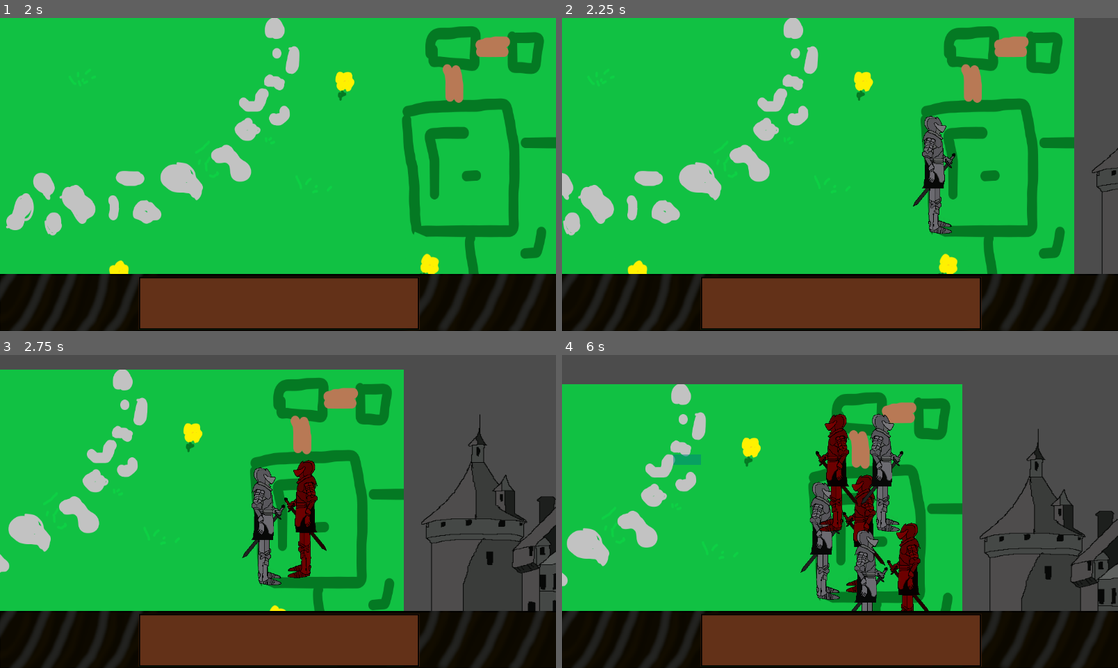
Above: before the commit, frames 1-4 (two rows, left to right).
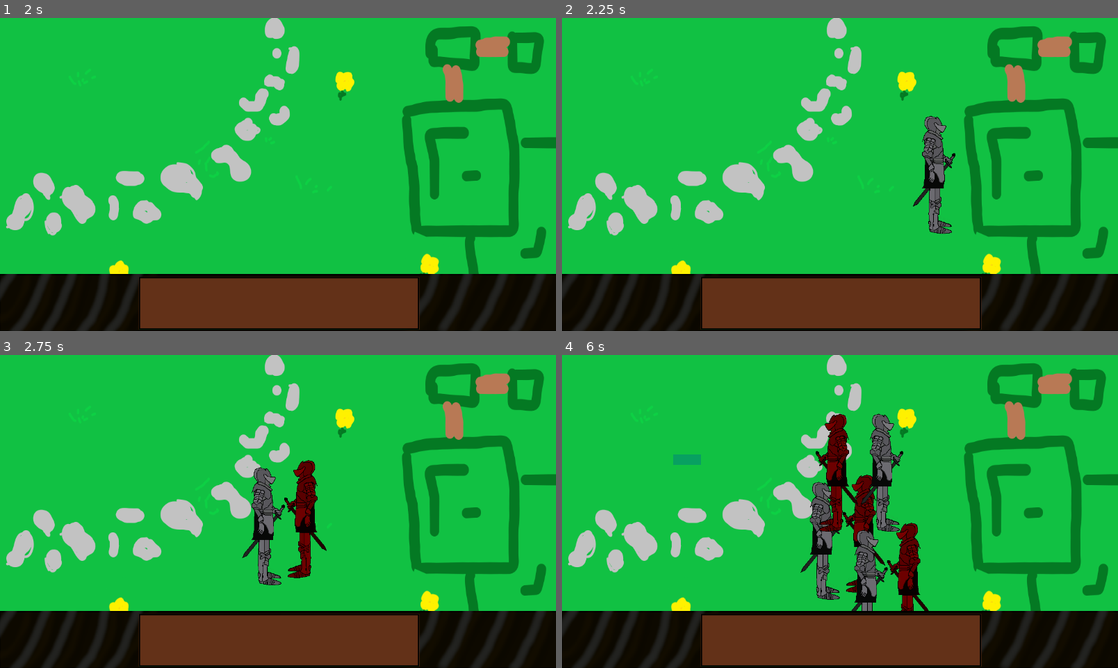
Above: after the commit, the same moments.

Repository: An0n3m0us/RSS-Godot
Game: Godot game, scene res://src/game/IntroScreen.tscn
Same seed, same stepped clock (60 frames per second), same inputs: the game is played once before the commit and once after it.
Inputs (mouse positions are in pixels of both pictures, inside the frame that each line leads up to):
- Up to frame 1 (2 s): click (88, 115) at 0.5 s; click (88, 115) at 1.25 s
- Up to frame 2 (2.25 s): tap Enter at 2 s; move the mouse to (962, 158) at 2.02 s; hold Right from 2.03 s (still down); tap 1 at 2.1 s; click (962, 158) at 2.17 s
- Up to frame 3 (2.75 s): keep holding Right; tap Up at 2.27 s; tap 2 at 2.3 s
- Up to frame 4 (6 s): release Right at 2.75 s; drag from (728, 527) to (812, 574) at 2.77 s; move the mouse to (895, 442) at 3.52 s; hold Left 3.53-4.25 s; tap 1 at 3.6, 5.1 s; click (895, 442) at 3.67 s; tap 2 at 3.8, 5.3 s; drag from (812, 574) to (673, 464) at 4.27 s; move the mouse to (1006, 558) at 5.02 s; hold Right 5.03-5.75 s; click (1006, 558) at 5.17 s; tap Up at 5.27 s; drag from (673, 464) to (756, 433) at 5.77 s

Frame 1 is identical in both runs. In frame 2, 21% of the frame differs, in the area x 0-100%, y 0-82%; in frame 3, 37%; in frame 4, 39%.

Commit message:
Add unit panel basis

Diff:
--- a/src/actors/Esquire-enemy.tscn
+++ b/src/actors/Esquire-enemy.tscn
@@ -9,6 +9,7 @@
 [ext_resource path="res://assets/images/characters/enemyesquirerightarm.png" type="Texture" id=7]
 
 [node name="Esquire-enemy" instance=ExtResource( 1 )]
+type = "Esquire-enemy"
 
 [node name="Pivot" parent="." index="2"]
 scale = Vector2( -1, 1 )
--- a/src/actors/Esquire.gd
+++ b/src/actors/Esquire.gd
@@ -1,5 +1,6 @@
 extends KinematicBody2D
 
+export (String) var type = ""
 export (int) var health = 10
 export (int) var speed = 200
 
--- a/src/actors/Esquire.tscn
+++ b/src/actors/Esquire.tscn
@@ -13,6 +13,7 @@
 
 [node name="Esquire" type="KinematicBody2D"]
 script = ExtResource( 7 )
+type = "Esquire"
 
 [node name="AnimationPlayer" type="AnimationPlayer" parent="."]
 
--- a/src/game/GameScene.tscn
+++ b/src/game/GameScene.tscn
@@ -10,36 +10,35 @@
 [node name="GameScene" type="Node2D"]
 script = ExtResource( 2 )
 
-[node name="Background" type="TextureRect" parent="."]
-show_behind_parent = true
+[node name="Backgrounds" type="CanvasLayer" parent="."]
+layer = -1
+
+[node name="Background" type="TextureRect" parent="Backgrounds"]
 anchor_right = 1.0
 anchor_bottom = 1.0
-margin_right = 1280.0
-margin_bottom = 720.0
 texture = ExtResource( 3 )
 expand = true
 __meta__ = {
 "_edit_use_anchors_": false
 }
 
-[node name="Castle" type="TextureRect" parent="."]
+[node name="Castle" type="TextureRect" parent="Backgrounds"]
 anchor_right = 1.0
 anchor_bottom = 1.0
 margin_left = 1280.0
-margin_right = 2560.0
-margin_bottom = 720.0
+margin_right = 1280.0
 texture = ExtResource( 5 )
 expand = true
 __meta__ = {
 "_edit_use_anchors_": false
 }
 
-[node name="Hut" type="TextureRect" parent="."]
+[node name="Hut" type="TextureRect" parent="Backgrounds"]
 anchor_right = 1.0
 anchor_bottom = 1.0
 margin_left = -1280.0
 margin_top = -509.0
-margin_bottom = 720.0
+margin_right = -1280.0
 texture = ExtResource( 6 )
 expand = true
 __meta__ = {
@@ -52,6 +51,7 @@
 script = ExtResource( 4 )
 
 [node name="CanvasLayer" type="CanvasLayer" parent="Camera2D"]
+layer = 0
 
 [node name="HUD" type="TextureRect" parent="Camera2D/CanvasLayer"]
 anchor_top = 1.0
@@ -66,3 +66,6 @@
 __meta__ = {
 "_edit_use_anchors_": false
 }
+
+[node name="Units" type="CanvasLayer" parent="."]
+layer = 2
--- a/src/scripts/GameScene.gd
+++ b/src/scripts/GameScene.gd
@@ -53,6 +53,7 @@
 			selected = space.intersect_shape(query)
 			for item in selected:
 				item.collider.selected = true
+				print(item.collider.type)
 				item.collider.get_node("Pivot").get_node("Selection").visible = true
 	if event is InputEventMouseMotion and dragging:
 		update()
@@ -62,6 +63,17 @@
 		draw_rect(Rect2(drag_start, get_global_mouse_position() - drag_start),
 			Color(0, .5, .5, 0.5), true)
 
-	#print(selected)
-	#draw_rect(Rect2(50, 25, 100, 25), Color(255, 0, 0))
+	if selected.size() > 0:
+		for i in range(0, selected.size()):
+			var uniticon = preload("res://src/unitpanel/UnitIcon.tscn").instance()
+			if selected[i].collider.type == "Esquire":
+				uniticon.get_child(0).texture = load("res://assets/images/unitpanel/normalicon.png")
+			else:
+				uniticon.get_child(0).texture = load("res://assets/images/unitpanel/enemyicon.png")
+			uniticon.position = Vector2(360+(i*50)+(i*15), 655)
+			get_node("Units").add_child(uniticon)
+	else:
+		for n in get_node("Units").get_children():
+			get_node("Units").remove_child(n)
+			n.queue_free()
 	#draw_texture_rect(texture, Rect2(50, 50, 50, 50), 0)
--- /dev/null
+++ b/src/unitpanel/UnitIcon.tscn
@@ -0,0 +1,22 @@
+[gd_scene load_steps=3 format=2]
+
+[ext_resource path="res://assets/images/unitpanel/normalicon.png" type="Texture" id=1]
+[ext_resource path="res://src/fonts/default_font.tres" type="DynamicFont" id=2]
+
+[node name="UnitIcon" type="Node2D"]
+
+[node name="Sprite" type="Sprite" parent="."]
+scale = Vector2( 0.3, 0.3 )
+texture = ExtResource( 1 )
+
+[node name="Label" type="Label" parent="."]
+margin_left = -18.2736
+margin_top = -31.0929
+margin_right = 126.726
+margin_bottom = 25.9071
+rect_scale = Vector2( 0.25, 0.25 )
+custom_fonts/font = ExtResource( 2 )
+text = "10/10"
+__meta__ = {
+"_edit_use_anchors_": false
+}
